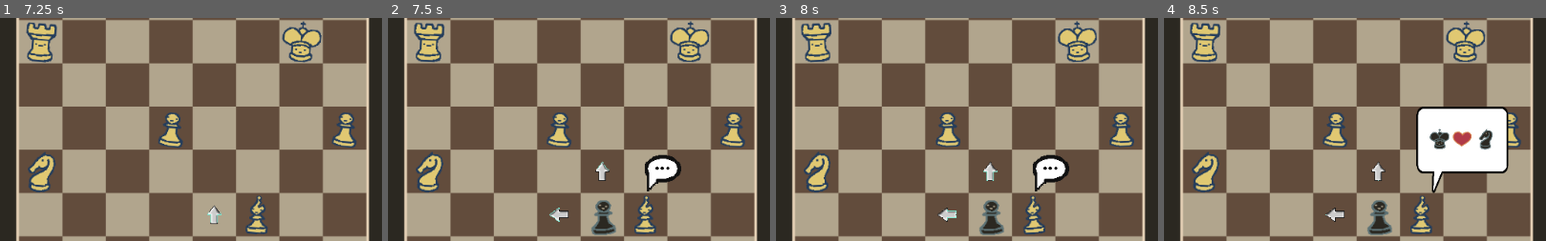
Above: before the commit, frames 1-4 (left to right).
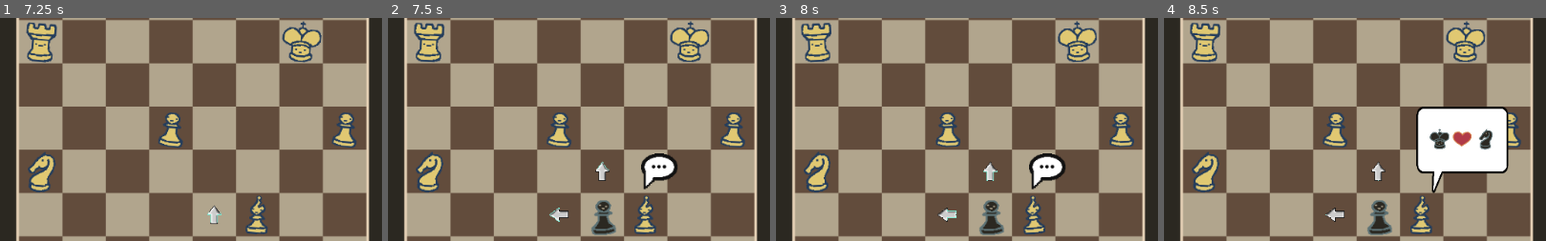
Above: after the commit, the same moments.

Repository: Windastella/ScribbleJam
Game: Godot game, scene res://Scenes/Main.tscn
Two runs of this game, one before a commit and one after it. Both use one fixed random seed, a clock stepped at 60 frames per second and the inputs below.
Inputs (mouse positions are % of the whole screen's width and height, from its top left):
- Up to frame 1 (7.25 s): click (75, 19) at 0.5 s; click (88, 50) at 1.25 s; click (88, 50) at 2 s; click (88, 50) at 2.75 s; click (88, 37) at 3.5 s; click (75, 19) at 4.25 s; click (88, 63) at 5 s; move the mouse to (43, 82) at 5.77 s; click (43, 82) at 5.92 s; move the mouse to (37, 82) at 6.52 s; click (37, 82) at 6.67 s
- Up to frame 2 (7.5 s): move the mouse to (37, 73) at 7.27 s; click (37, 73) at 7.42 s
- Up to frame 3 (8 s): no input
- Up to frame 4 (8.5 s): move the mouse to (45, 63) at 8.02 s; click (45, 63) at 8.17 s
The pictures show only the part of the screen within x 9-59%, y 29-79%; the shares and areas given below are measured in that part.

Frame 1 is identical in both runs. In frame 2, 0.8% of the frame differs, in the area x 66-77%, y 60-78%; in frame 3, 0.8%; in frame 4, nothing differs.
Error in both runs: Invalid get index '-1' (on base: 'Array'). (res://Scripts/Figures.gd:15)

Commit message:
moved to left again, crop empty borders around interaction sprite, reduced area2d collision shape

Diff:
--- a/Scenes/Base_Figures.tscn
+++ b/Scenes/Base_Figures.tscn
@@ -2,11 +2,11 @@
 
 [ext_resource path="res://Scripts/Figures.gd" type="Script" id=1]
 [ext_resource path="res://assets/pieces.png" type="Texture" id=2]
-[ext_resource path="res://assets/interact_sprite.png" type="Texture" id=3]
+[ext_resource path="res://assets/new_interact_sprite.png" type="Texture" id=3]
 [ext_resource path="res://assets/comic-2.png" type="Texture" id=4]
 
 [sub_resource type="RectangleShape2D" id=1]
-extents = Vector2( 32, 32 )
+extents = Vector2( 27.0101, 28.6188 )
 
 [sub_resource type="RectangleShape2D" id=2]
 extents = Vector2( 32, 32 )
@@ -40,7 +40,7 @@
 
 [node name="interact_sprite" type="Sprite" parent="."]
 visible = false
-position = Vector2( 25, -64 )
+position = Vector2( 20, -64 )
 z_index = 2
 texture = ExtResource( 3 )
 
Binary file added: assets/new_interact_sprite.png
Not shown, added: assets/new_interact_sprite.png.import
